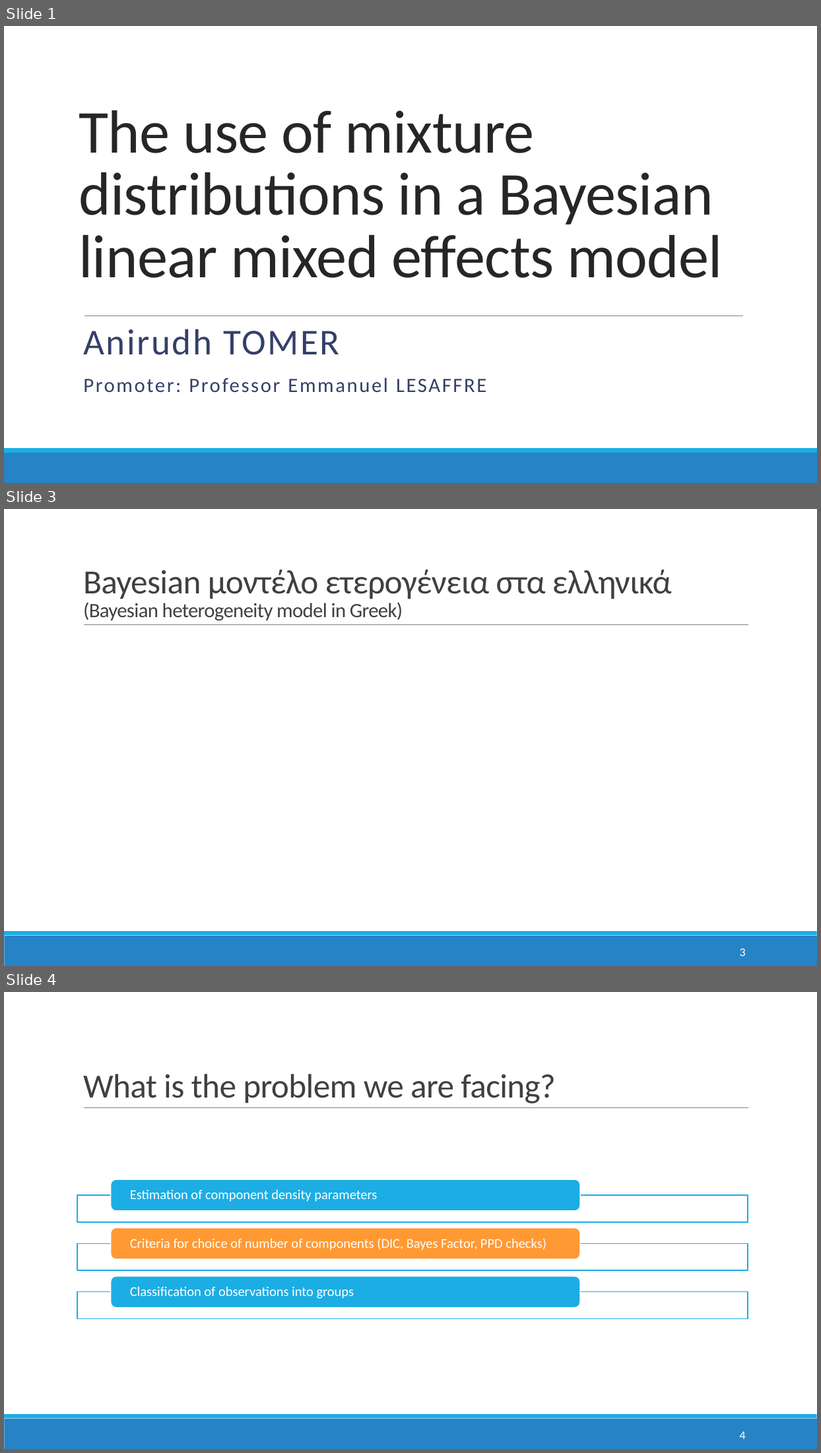
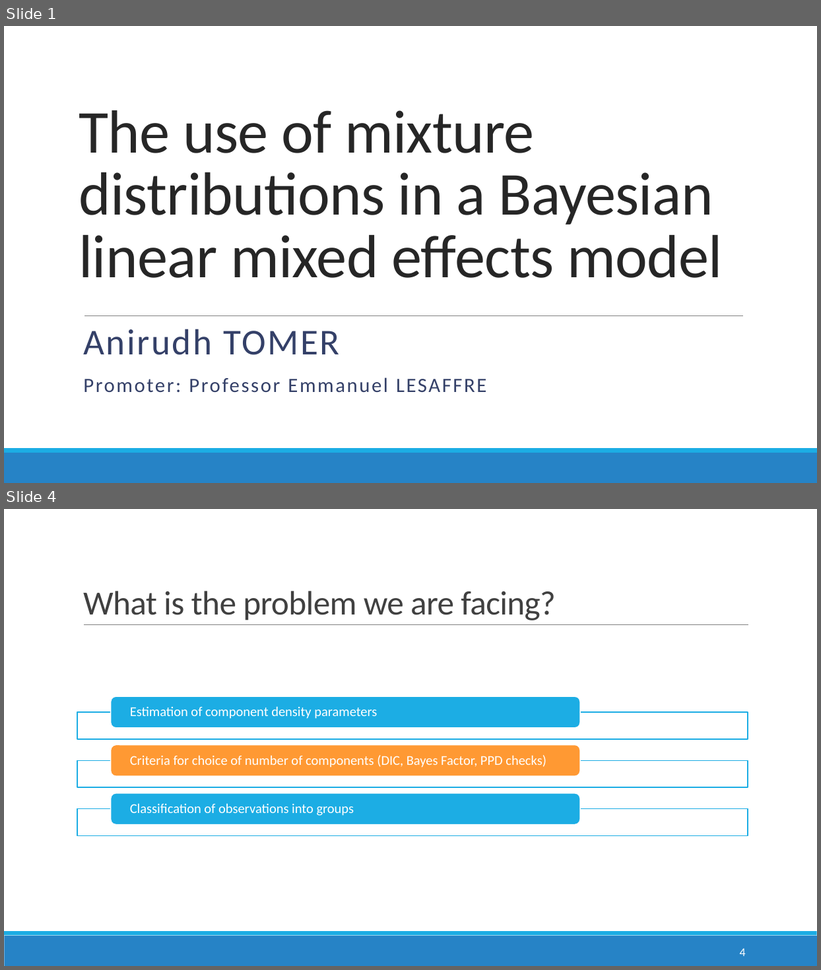
Before and after one commit to anirudhtomer/MScThesis, a slide deck: mid term presentation.pptx. Shown one above the other, each under a label of ours: slides 1, 3 and 4 before the commit, slides 1 and 4 after it; the slides between them are not shown. The pictures are 821x1453 and 821x970 pixels, drawn with LibreOffice and Linux fonts; fonts in the diff are those of the drawing; grey boxes stand for pictures; background and template pictures are left out. Boxes give left, top, right and bottom in pixels: in the first picture for what was removed or moved away, otherwise in the second. Text is boxed around its words. In the diff, an @@ line names an element or a change of style, - is before the commit and + after.

```diff
--- a/mid term presentation.pptx
+++ b/mid term presentation.pptx
@@ slide 3 removed at bbox=[4, 509, 817, 966], background #FFFFFF; not listed: 3 template elements that a slide beside it also shows @@
@@ title removed at bbox=[83, 570, 672, 621] @@
-Bayesian μοντέλο ετερογένεια στα ελληνικά
-(Bayesian heterogeneity model in Greek)
@@ page number removed at bbox=[740, 949, 746, 956] @@
-3
```
Also in this commit, not shown: 5 slides changed, 11 slides added, 2 other slides removed, 20 other files.
